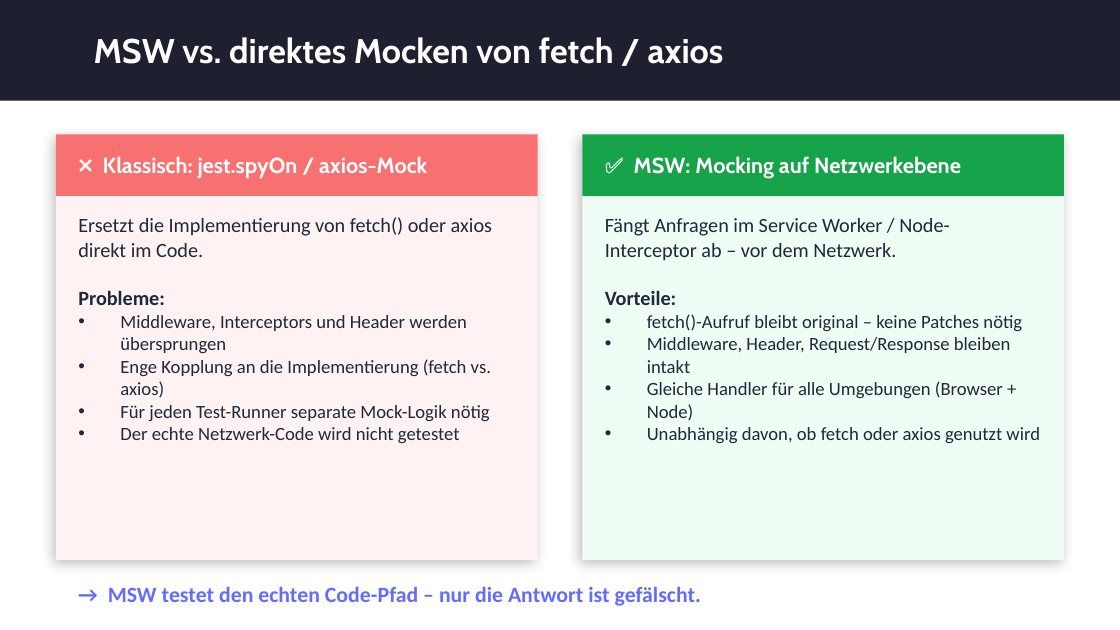
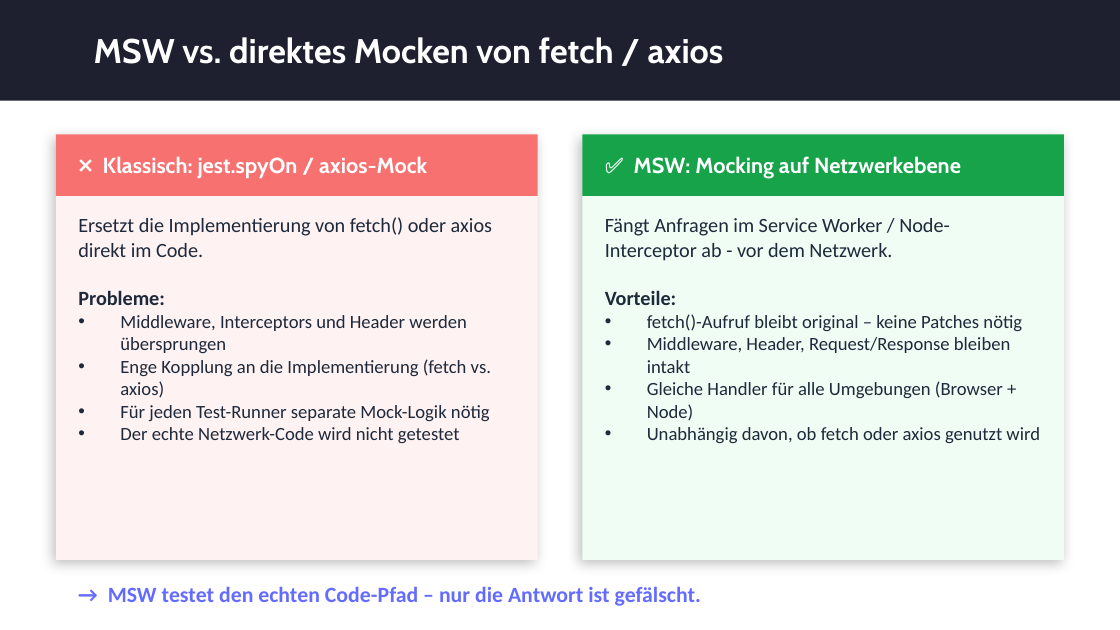
Before and after one commit to emir55-alt/WMC_API_Mocking, a slide deck: slide 8 of MSW-Praesentation.pptx. Drawn at 1120x630 pixels with LibreOffice and Linux fonts; fonts in the diff are those of the drawing. Boxes give left, top, right and bottom in pixels: in the first picture for what was removed or moved away, otherwise in the second. Text is boxed around its words. In the diff, an @@ line names an element or a change of style, - is before the commit and + after.

```diff
--- a/MSW-Praesentation.pptx
+++ b/MSW-Praesentation.pptx
@@ text at box(605, 218, 949, 261): text changed @@
-Fängt Anfragen im Service Worker / Node-Interceptor ab – vor dem Netzwerk.
+Fängt Anfragen im Service Worker / Node-Interceptor ab - vor dem Netzwerk.
```
Also in this commit, not shown: 1 other slide changed, 1 slide removed.
